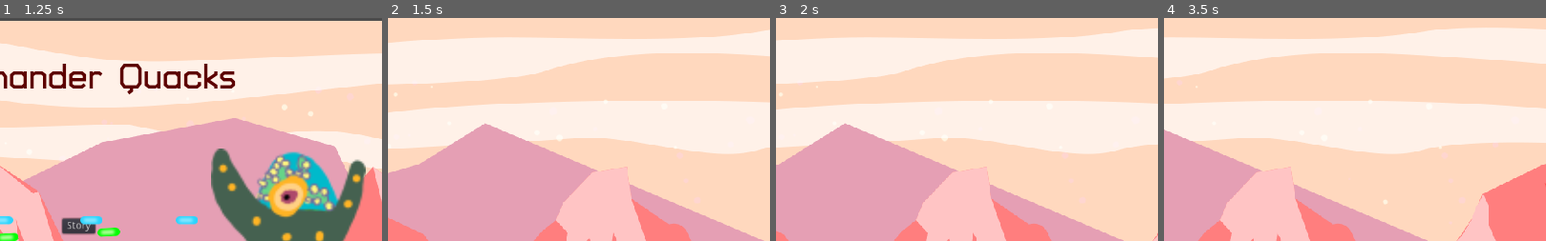
Above: before the commit, frames 1-4 (left to right).
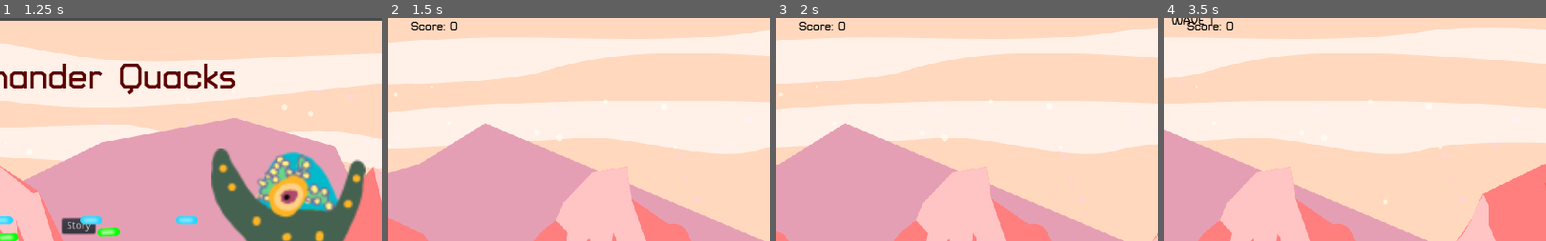
Above: after the commit, the same moments.

Repository: the-g-force/FamJam-January2021
Game: Godot game, scene res://src/SplashScreen.tscn
The game is run twice, just before and just after one commit, with the same random seed, the same clock (stepped at 60 frames per second) and the same inputs.
Inputs (mouse positions are % of the whole screen's width and height, from its top left):
- Up to frame 1 (1.25 s): tap Enter at 0.5 s; move the mouse to (72, 45) at 0.52 s; hold D (move_right) from 0.53 s (still down); tap Space (fire) at 0.6 s; click (72, 45) at 0.67 s
- Up to frame 2 (1.5 s): release D (move_right) at 1.25 s; click "Play" at 1.25 s
- Up to frame 3 (2 s): no input
- Up to frame 4 (3.5 s): move the mouse to (30, 55) at 2.02 s; hold S (move_down) 2.03-2.78 s; tap Space (fire) at 2.1, 2.85 s; move the mouse to (60, 28) at 2.77 s; hold D (move_right) from 2.78 s (still down)
The pictures show only the part of the screen within x 40-90%, y 0-50%; the shares and areas given below are measured in that part.

Frame 1 is identical in both runs. In frame 2, 0.2% of the frame differs, in the area x 6-19%, y 1-6%; in frame 3, 0.2%; in frame 4, 0.4%, in the area x 2-19%, y 0-6%.

Commit message:
Work on integrating HUD with spawner

Diff:
--- a/project/fonts/TurretRoadExtraBoldFont.tres
+++ b/project/fonts/TurretRoadExtraBoldFont.tres
@@ -1,6 +1,6 @@
 [gd_resource type="DynamicFont" load_steps=2 format=2]
 
-[ext_resource path="res://fonts/TurretRoad-ExtraBold.ttf" type="DynamicFontData" id=1]
+[ext_resource path="res://fonts/TurretRoad-Bold.ttf" type="DynamicFontData" id=1]
 
 [resource]
 font_data = ExtResource( 1 )
--- a/project/src/HUD.tscn
+++ b/project/src/HUD.tscn
@@ -16,3 +16,17 @@
 custom_colors/font_color = Color( 0, 0, 0, 1 )
 text = "Aliens Destroyed"
 align = 1
+
+[node name="WaveLabel" type="Label" parent="."]
+visible = false
+anchor_left = 0.5
+anchor_top = 0.5
+anchor_right = 0.5
+anchor_bottom = 0.5
+margin_left = -20.0
+margin_top = -7.0
+margin_right = 20.0
+margin_bottom = 7.0
+custom_fonts/font = ExtResource( 1 )
+custom_colors/font_color = Color( 0, 0, 0, 1 )
+text = "WAVE"
--- a/project/src/Level.gd
+++ b/project/src/Level.gd
@@ -19,7 +19,7 @@
 
 func _process(delta):
 	$ParallaxBackground.scroll_offset.x -= background_scroll_speed * delta
-	$HUD/Label.text = "Aliens Destroyed: "+str(score)
+	$HUD/Label.text = "Score: "+str(score)
 
 
 func _on_Alien_destroyed(_alien:Object):
@@ -33,3 +33,18 @@
 
 func _on_Spawner_alien_created(alien:Node2D):
 	$Aliens.add_child(alien)
+
+
+func _on_Spawner_alien_destroyed():
+	score += 1
+
+
+func _on_Spawner_new_wave(wave:int):
+	$HUD/WaveLabel.visible = true
+	$HUD/WaveLabel.text = "WAVE "+str(wave)
+	yield(get_tree().create_timer(2), "timeout")
+	$HUD/WaveLabel.visible = false
+
+
+func _on_Spawner_wave_over():
+	score += 5
--- a/project/src/Level.tscn
+++ b/project/src/Level.tscn
@@ -64,3 +64,6 @@
 [node name="Spawner" parent="." instance=ExtResource( 10 )]
 [connection signal="death_complete" from="Duck" to="." method="_on_Duck_death_complete"]
 [connection signal="alien_created" from="Spawner" to="." method="_on_Spawner_alien_created"]
+[connection signal="alien_destroyed" from="Spawner" to="." method="_on_Spawner_alien_destroyed"]
+[connection signal="new_wave" from="Spawner" to="." method="_on_Spawner_new_wave"]
+[connection signal="wave_over" from="Spawner" to="." method="_on_Spawner_wave_over"]
--- a/project/src/Spawner.gd
+++ b/project/src/Spawner.gd
@@ -1,6 +1,9 @@
 extends Node2D
 
 signal alien_created(alien)
+signal new_wave(wave)
+signal wave_over
+signal alien_destroyed
 
 const _Alien := preload("res://src/Alien.tscn")
 
@@ -25,7 +28,6 @@
 		var wave:Array = get("_group_"+str(wave_type))
 		groups.append(wave)
 		_enemies_in_wave += wave.size()
-	print("NEW WAVE! "+str(_enemies_in_wave))
 	for wave in groups:
 		for point in wave:
 			var alien := _Alien.instance()
@@ -40,17 +42,18 @@
 
 func _alien_off_screen():
 	_enemies_in_wave -= 1
-	print(str(_enemies_in_wave))
 	if _enemies_in_wave == 0:
 		$Timer.start(_time_between_waves)
 
 
 func _alien_destroyed(_what):
 	_enemies_in_wave -= 1
-	print(str(_enemies_in_wave))
+	emit_signal("alien_destroyed")
 	if _enemies_in_wave == 0:
 		$Timer.start(_time_between_waves)
+		emit_signal("wave_over")
 
 
 func _on_Timer_timeout():
 	_new_wave()
+	emit_signal("new_wave", _wave_size)
